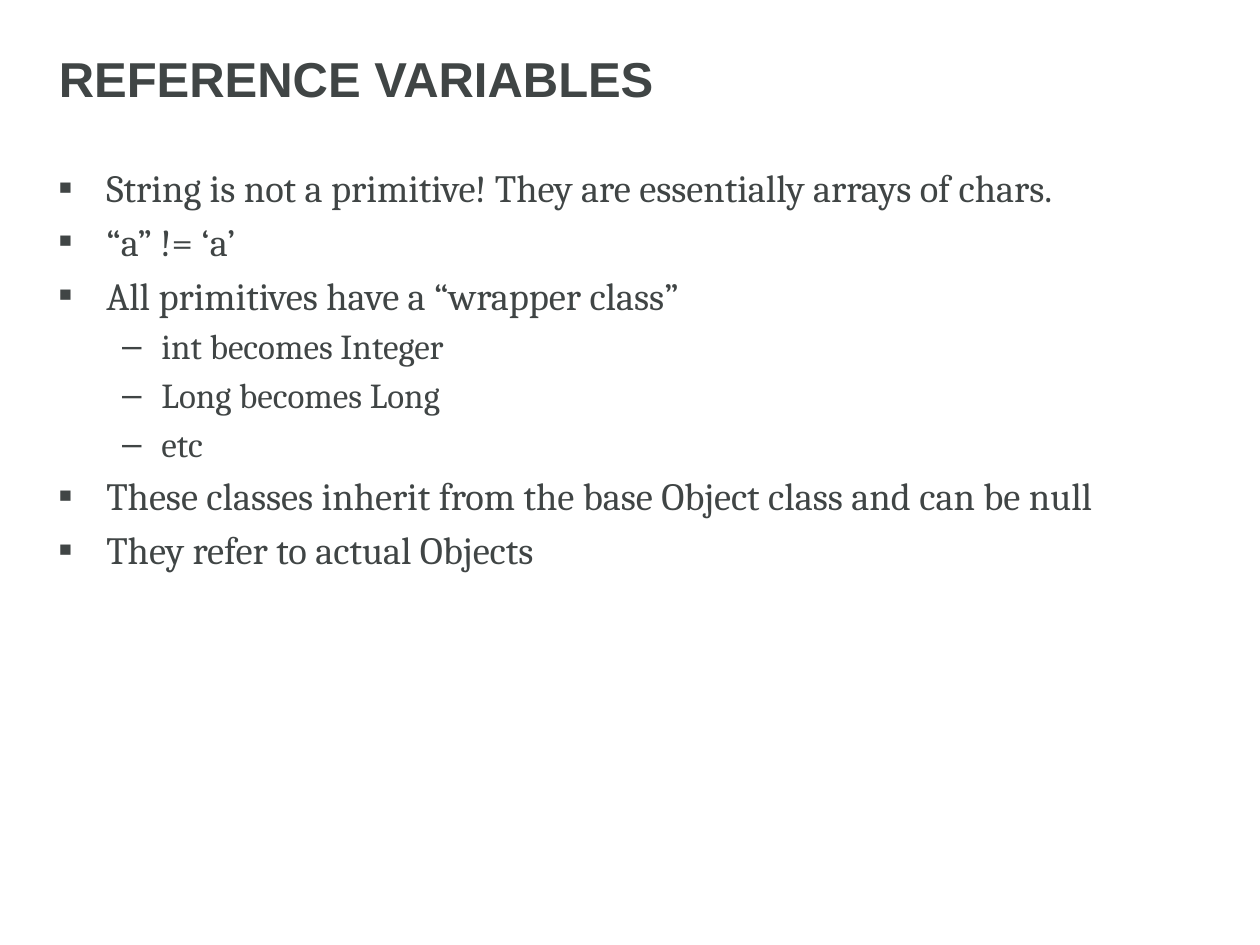
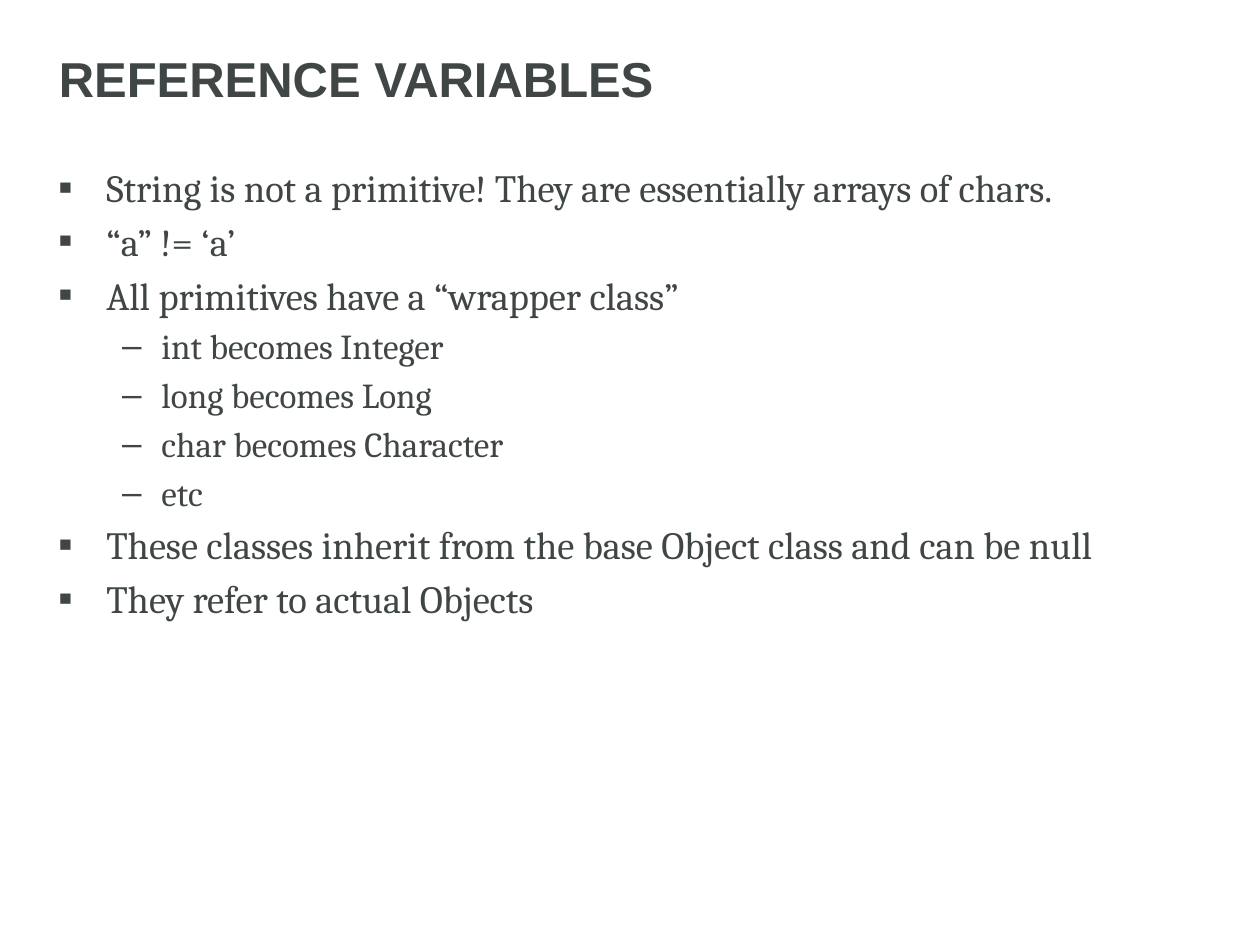
Before and after one commit to GetHip-Zach/GetHIP, a slide deck: slide 17 of presentations/Intro To Java Programming.pptx (slide 24 before the commit). Drawn at 1260x945 pixels with LibreOffice and Linux fonts; fonts in the diff are those of the drawing; background and template pictures are left out. Boxes give left, top, right and bottom in pixels: in the first picture for what was removed or moved away, otherwise in the second. Text is boxed around its words. In the diff, an @@ line names an element or a change of style, - is before the commit and + after.

```diff
--- a/presentations/Intro To Java Programming.pptx
+++ b/presentations/Intro To Java Programming.pptx
@@ text at (x1=161, y1=383, x2=503, y2=458): text changed @@
-  – Long becomes Long
+  – long becomes Long
+  – char becomes Character
```
Also in this commit, not shown: 35 other slides changed, 4 slides added.
